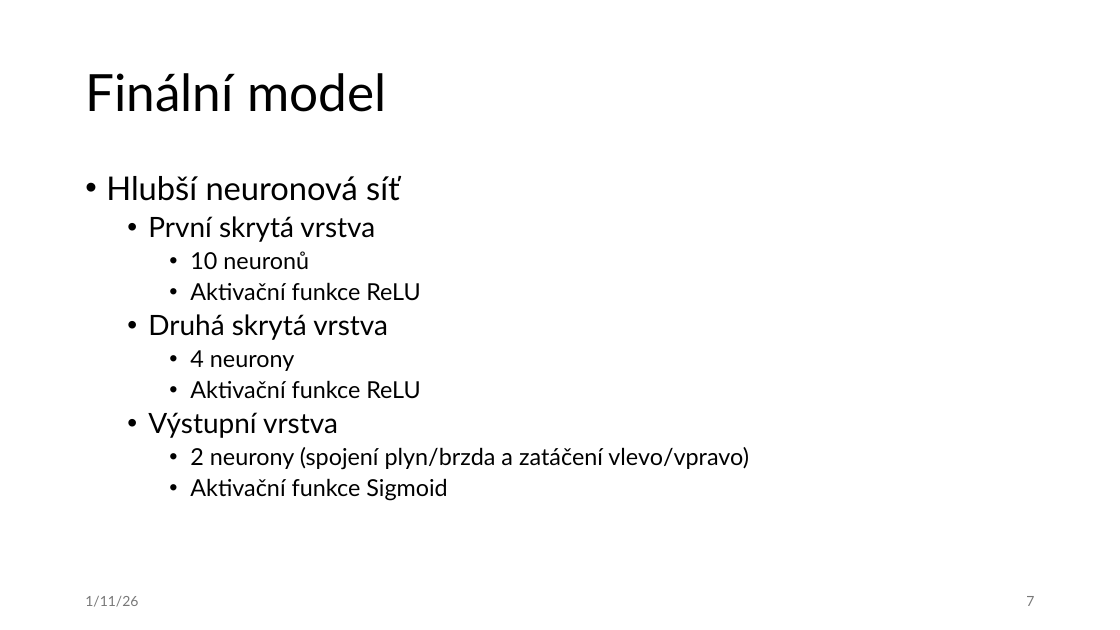
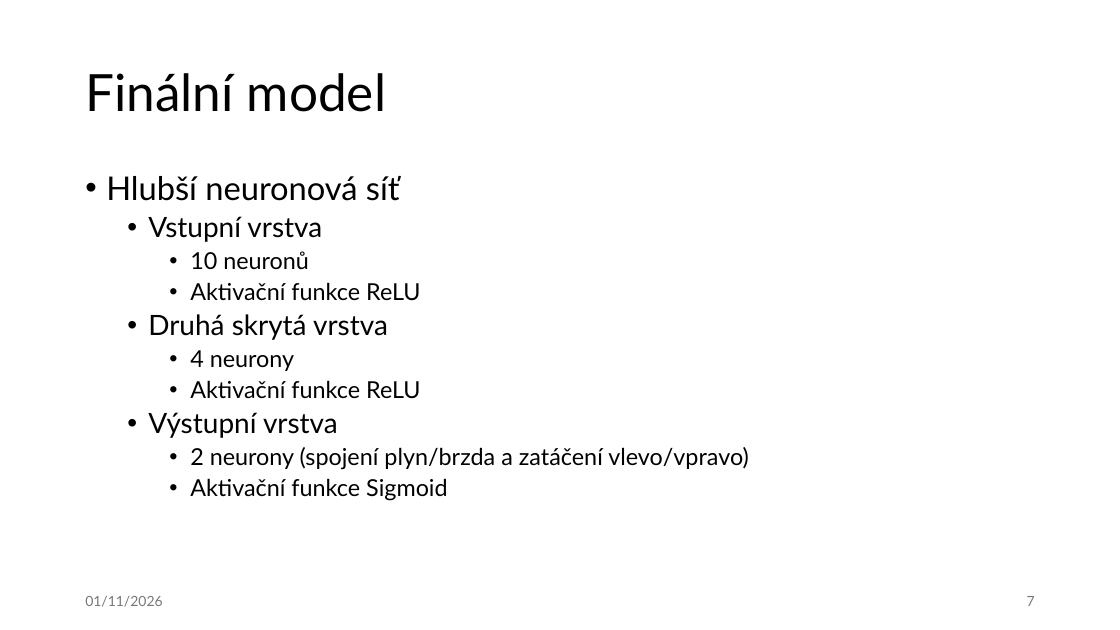
Before and after one commit to MrkacekVladimir/AI_Cart_engine_SNOW, a slide deck: slide 7 of submission/SNOW.pptx. Drawn at 1120x630 pixels with LibreOffice and Linux fonts; fonts in the diff are those of the drawing. Boxes give left, top, right and bottom in pixels: in the first picture for what was removed or moved away, otherwise in the second. Text is boxed around its words. In the diff, an @@ line names an element or a change of style, - is before the commit and + after.

Commit message:
fix presentation

```diff
--- a/submission/SNOW.pptx
+++ b/submission/SNOW.pptx
@@ text at [148,216,322,242]: text changed @@
-  • První skrytá vrstva
+  • Vstupní vrstva
@@ text at [85,596,162,607]: text changed; text colour #797979 to #787878 @@
-1/11/26
+01/11/2026
```
Also in this commit, not shown: 6 other slides changed.
